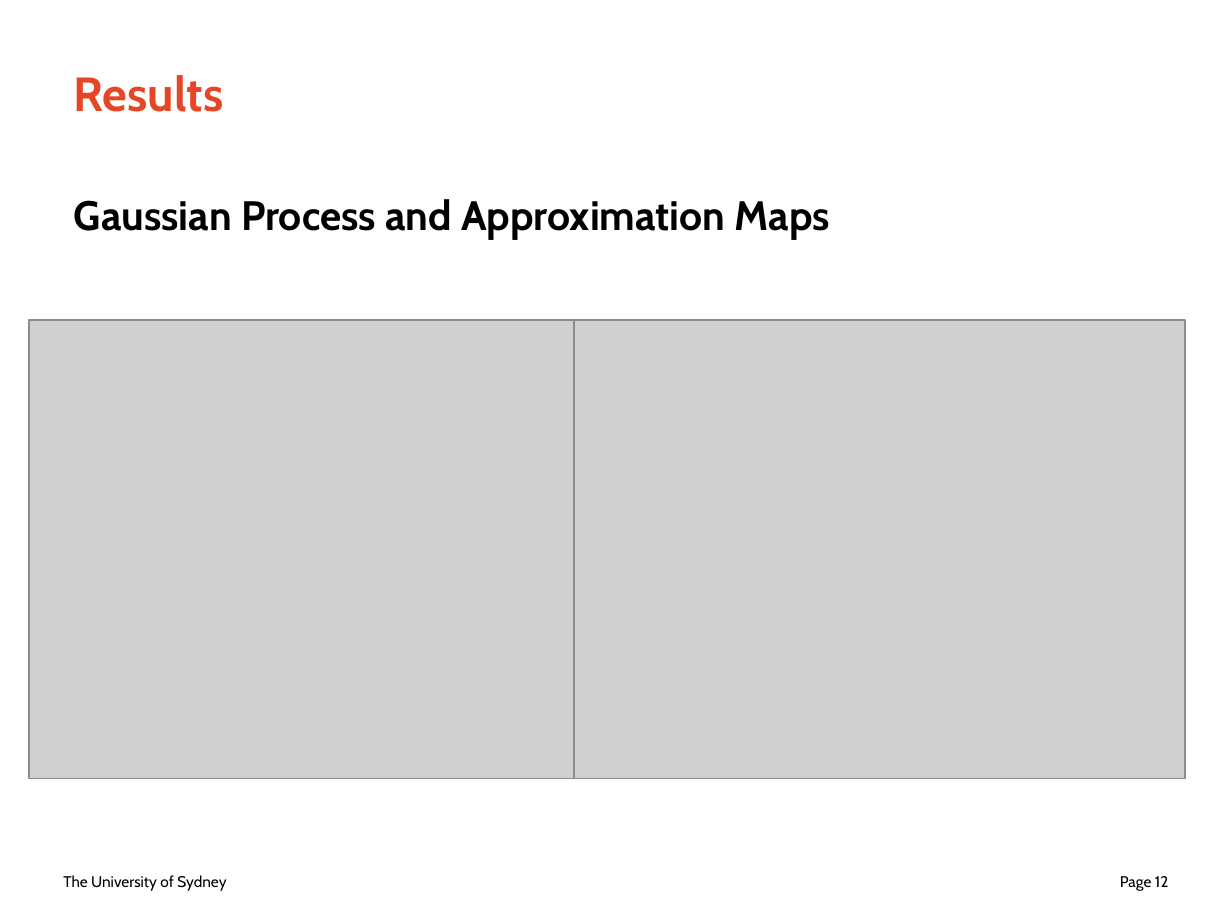
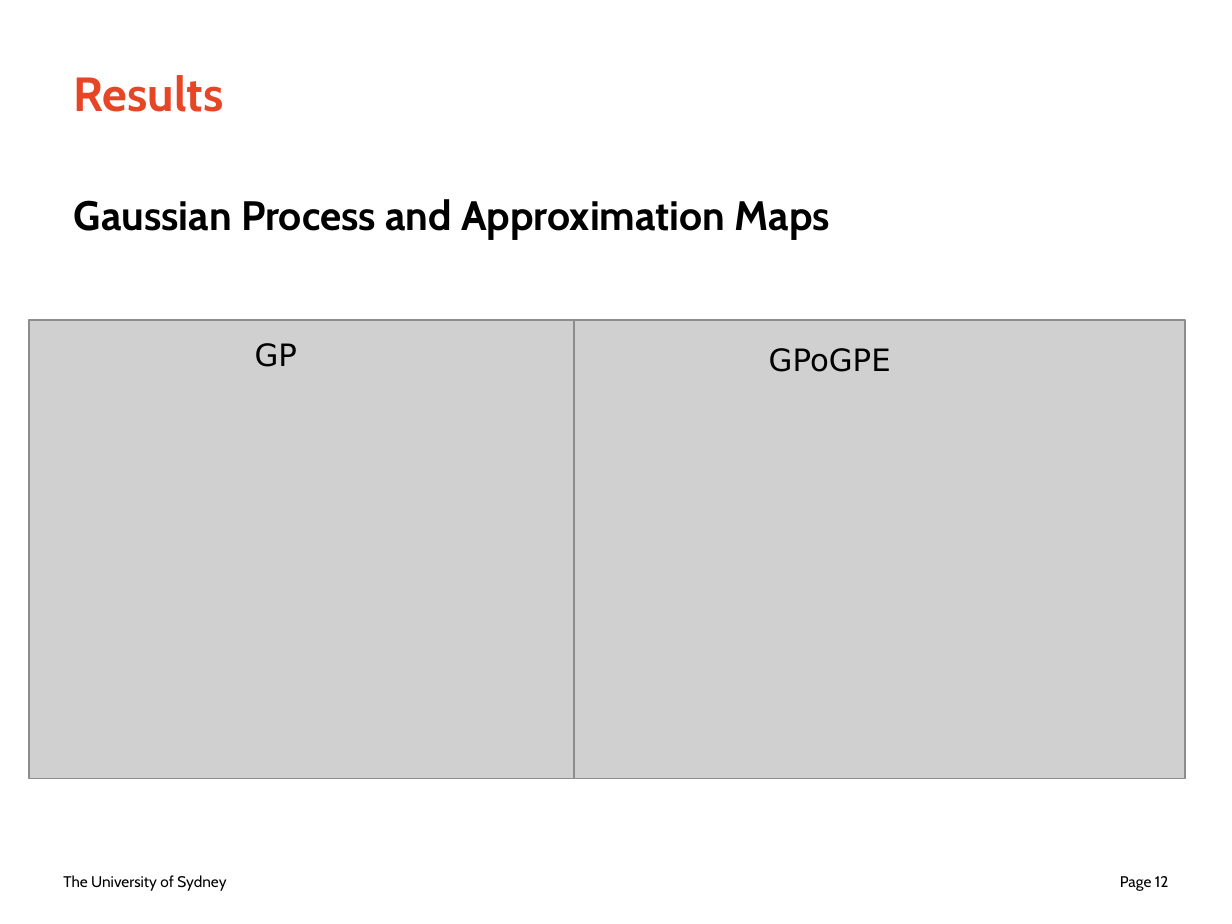
Before and after one commit to juicetin/honours, a slide deck: slide 12 of prez/honours_prez.odp. Drawn at 1232x924 pixels with LibreOffice and Linux fonts; fonts in the diff are those of the drawing; grey boxes stand for pictures. Boxes give left, top, right and bottom in pixels: in the first picture for what was removed or moved away, otherwise in the second. Text is boxed around its words. In the diff, an @@ line names an element or a change of style, - is before the commit and + after.

```diff
--- a/prez/honours_prez.odp
+++ b/prez/honours_prez.odp
@@ text added at (x1=255, y1=343, x2=297, y2=367), 18 pt, text #000000 @@
+GP
@@ text added at (x1=769, y1=348, x2=891, y2=372), 18 pt, text #000000 @@
+GPoGPE
```
Also in this commit, not shown: 2 other slides changed, 1 slide added, 1 slide removed, 1 other file.
